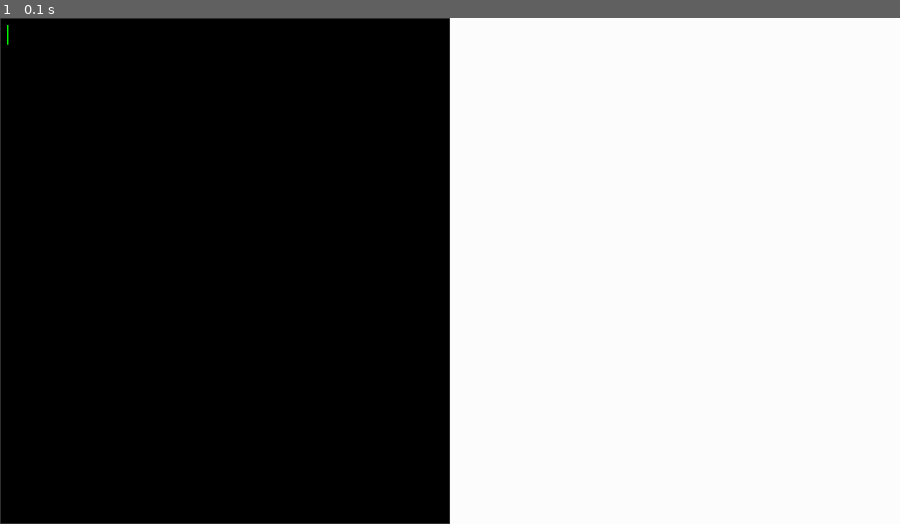
Above: before the commit, frame 1.
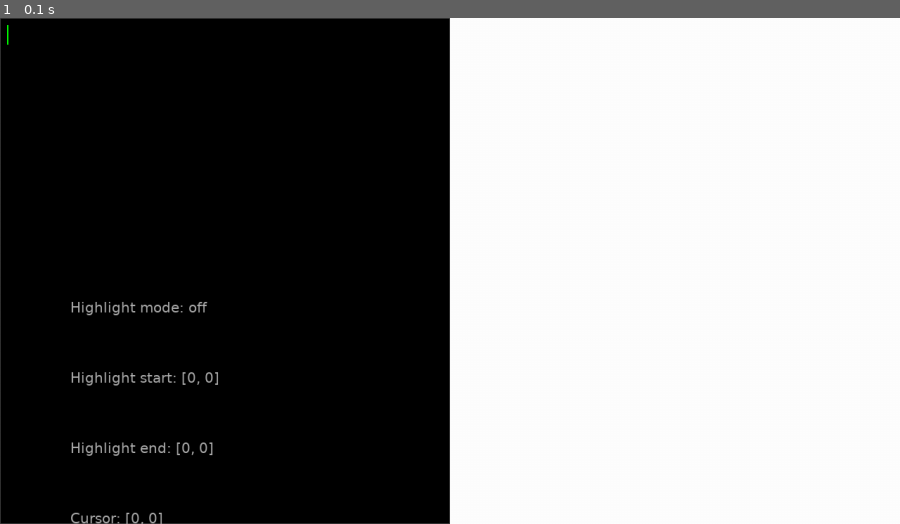
Above: after the commit, the same moment.

Repository: KentaF1202/Pygame_UI
Game: pygame game, started from main.py
The game is run twice, just before and just after one commit, with the same random seed, the same clock (stepped at 60 frames per second) and the same inputs.
Inputs:
- Up to frame 1 (0.1 s): no input

The runs differ from the first frame. In frame 1, 0.6% of the frame differs, in the area x 7-25%, y 56-100%.

Commit message:
Highlight left right works now

Diff:
--- a/text_editor.py
+++ b/text_editor.py
@@ -95,12 +95,24 @@
             return
 
         if (pygame.time.get_ticks() % 1000 < 500):
-            cursor_x = self.margin_x + (self.font.size(self.text[self.cursor[0]][:self.cursor[1]])[0])
-            cursor_y = self.margin_y + (self.cursor[0] * (self.font.get_height() + self.line_spacing))
+            cursor_x, cursor_y = self.cursor_to_coords(self.cursor[0], self.cursor[1])
             draw.rectangle(self.surface, (cursor_x, cursor_y), 2, self.font.get_height(), 0, self.font_color)
 
     def draw_highlight(self):
-        pass
+        # Start is start, end is end
+        if (self.highlight_end[0] >= self.highlight_start[0] and self.highlight_end[1] > self.highlight_start[1]):
+            if (self.highlight_start[0] == self.highlight_end[0]):
+                cursor_x1, cursor_y1 = self.cursor_to_coords(self.highlight_start[0], self.highlight_start[1])
+                cursor_x2, _ = self.cursor_to_coords(self.highlight_end[0], self.highlight_end[1])
+                draw.rectangle(self.surface, (cursor_x1, cursor_y1), cursor_x2 - cursor_x1, self.font.get_height(), color=cfg.HIGHLIGHT_YELLOW)
+
+        # Start is end, end is start
+        else:
+            if (self.highlight_end[0] == self.highlight_start[0]):
+                cursor_x1, cursor_y1 = self.cursor_to_coords(self.highlight_end[0], self.highlight_end[1])
+                cursor_x2, _ = self.cursor_to_coords(self.highlight_start[0], self.highlight_start[1])
+                draw.rectangle(self.surface, (cursor_x1, cursor_y1), cursor_x2 - cursor_x1, self.font.get_height(), color=cfg.HIGHLIGHT_YELLOW)
+
 
     def draw(self, screen):
         self.surface.fill(self.background_color)
@@ -108,8 +120,17 @@
         self.draw_highlight()
         self.draw_text()
         self.draw_cursor()
-        #draw.text(self.surface, f"Highlight mode: {"on" if self.highlight_mode else "off"}", (100, 400))
+        draw.text(self.surface, f"Highlight mode: {"on" if self.highlight_mode else "off"}", (100, 400))
+        draw.text(self.surface, f"Highlight start: {self.highlight_start}", (100, 500))
+        draw.text(self.surface, f"Highlight end: {self.highlight_end}", (100, 600))
+        draw.text(self.surface, f"Cursor: {self.cursor}", (100, 700))
+
         screen.blit(self.surface, (self.x, self.y))
+
+    def cursor_to_coords(self, row, col):
+        cursor_x = self.margin_x + self.font.size(self.text[row][:col])[0]
+        cursor_y = self.margin_y + (row * (self.font.get_height() + self.line_spacing))
+        return cursor_x, cursor_y
 
     def mouse_to_cursor(self, mouse_pos):
         pass
@@ -119,9 +140,9 @@
         if (self.highlight_end[0] >= self.highlight_start[0] and self.highlight_end[1] > self.highlight_start[1]):
             pass
         else:
-            temp = self.highlight_start
-            self.highlight_start = self.highlight_end
-            self.highlight_end = temp
+            temp = self.highlight_start.copy()
+            self.highlight_start = self.highlight_end.copy()
+            self.highlight_end = temp.copy()
 
         # Splicing text for later
         beginning = self.text[self.highlight_start[0]][:self.highlight_mode[1]]
@@ -135,7 +156,7 @@
         self.text.insert(self.highlight_start[0], beginning + end)
 
         # Reseting highlight variables
-        self.highlight_end = self.highlight_start
+        self.highlight_end = self.highlight_start.copy()
         self.highlight_mode = False
 
     def press_left(self):
@@ -146,8 +167,8 @@
         else:
             self.cursor[1] -= 1
 
-        if self.highlight_mode:
-            self.highlight_end = self.cursor
+        if self.highlight_mode == True:
+            self.highlight_end = self.cursor.copy()
 
     def press_right(self):
         if self.cursor[1] == len(self.text[self.cursor[0]]):
@@ -158,7 +179,7 @@
             self.cursor[1] += 1
 
         if self.highlight_mode:
-            self.highlight_end = self.cursor
+            self.highlight_end = self.cursor.copy()
 
     def press_up(self):
         if self.cursor[0] > 0:
@@ -167,7 +188,7 @@
             self.cursor[0] -= 1
 
         if self.highlight_mode:
-            self.highlight_end = self.cursor
+            self.highlight_end = self.cursor.copy()
 
     def press_down(self):
         if self.cursor[0] < len(self.text)-1:
@@ -176,7 +197,7 @@
             self.cursor[0] += 1
 
         if self.highlight_mode:
-            self.highlight_end = self.cursor
+            self.highlight_end = self.cursor.copy()
 
     def press_enter(self):
         if self.highlight_mode:
@@ -260,8 +281,8 @@
                 mouse_pos = pygame.mouse.get_pos()
                 self.cursor = self.mouse_to_cursor(mouse_pos)
                 self.highlight_mode = True
-                self.highlight_start = self.cursor
-                self.highlight_end = self.cursor
+                self.highlight_start = self.cursor.copy()
+                self.highlight_end = self.cursor.copy()
 
             elif event.type == pygame.MOUSEBUTTONUP:
                 self.highlight_mode = False
@@ -300,8 +321,9 @@
                     self.press_right()
                 elif event.key == pygame.K_LSHIFT or event.key == pygame.K_RSHIFT:
                     self.highlight_mode = True
-                    self.highlight_start = self.cursor
-                    self.highlight_end = self.cursor
+                    if self.highlight_start == self.highlight_end:
+                        self.highlight_start = self.cursor.copy()
+                        self.highlight_end = self.cursor.copy()
                 else:
                     self.press_character(event)
 
